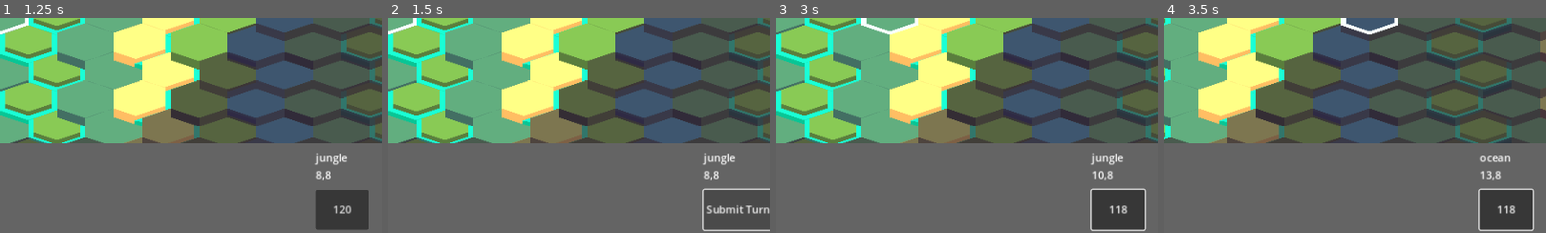
Above: before the commit, frames 1-4 (left to right).
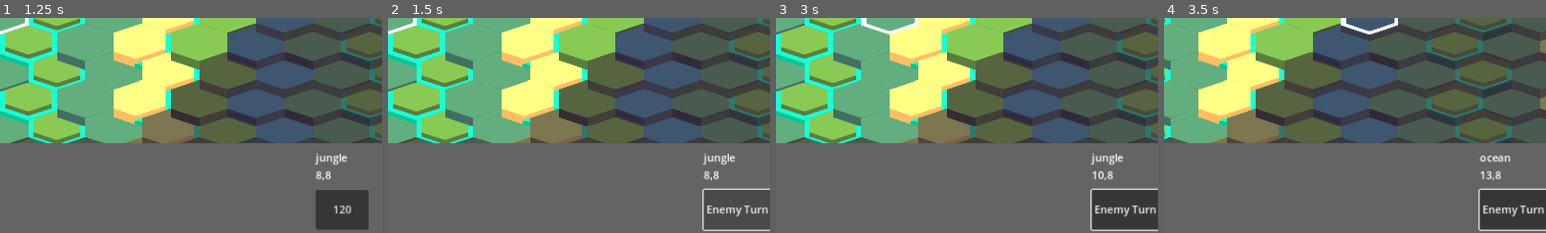
Above: after the commit, the same moments.

Repository: ahhnevermore/mixorcerers
Game: Godot game, scene res://scenes/client.tscn
Same seed, same stepped clock (60 frames per second), same inputs: the game is played once before the commit and once after it. The engine's default icon, where the game draws it, is replaced by a stand-in: a white triangle on a blue panel in a dark square.
Inputs (mouse positions are % of the whole screen's width and height, from its top left):
- Up to frame 1 (1.25 s): click "Launch Game(debug)" at 0.5 s
- Up to frame 2 (1.5 s): click "120" at 1.25 s
- Up to frame 3 (3 s): click "Submit Turn" (after the commit: "Enemy Turn") at 2 s; tap Enter at 2.75 s; move the mouse to (72, 45) at 2.77 s; hold D (cursor_right) from 2.78 s (still down); tap M (move) at 2.85 s
- Up to frame 4 (3.5 s): keep holding D (cursor_right); tap Space (select_confirm) at 3.05 s
The pictures show only the part of the screen within x 50-100%, y 50-100%; the shares and areas given below are measured in that part.

Frame 1 is identical in both runs. In frame 2, 0.3% of the frame differs, in the area x 83-100%, y 87-93%; in frame 3, 1.0%, in the area x 83-100%, y 79-100%; in frame 4, 1.0%.

Commit message:
sending turns over the wire step 1: generating proper normalized actions : mix display

Diff:
--- a/scripts/Game/Classes/mode.gd
+++ b/scripts/Game/Classes/mode.gd
@@ -2,10 +2,10 @@
 extends Node
 
 var alias:String
-var game :Game
-var map :Map
-var cursor :Cursor
-var hud: HUD
+var game
+var map
+var cursor
+var hud
 var update = true
 var props:Array
 
--- a/scripts/Game/HUD.gd
+++ b/scripts/Game/HUD.gd
@@ -105,7 +105,6 @@
 func _on_game_turn(_turn_number,arg_ismyturn) -> void:
 
 	is_myturn = arg_ismyturn
-	print(is_myturn)
 	if is_myturn:
 		turn_timer(120)
 	endturn_display()
--- a/scripts/Game/States/cast_mode.gd
+++ b/scripts/Game/States/cast_mode.gd
@@ -71,79 +71,82 @@
 
 
 func cast(caster:Unit,spell:Spell,cursor_pos:Vector2i,depth:int,history:Array)->void:
-	var target:MapGrid = map.gen_cast_grid(spell,cursor_pos)
-	var tiles= target.dict.keys().map(func(x):return map.get_tile(x))
-	var collisions = find_collisions(target.dict.keys())
-
-
-	for collision in collisions:
-		var terrain_stats = map.terrains[map.get_terrain(collision[1])]
-		var unit = collision[0]
-		var damage = calc_damage(spell,terrain_stats)
-
-		var on_terrain_grimoires=[]
+	var cast_range_check = MapGrid.new(map.field_of_prop(map.local_to_map(caster.position),
+		"cast_range_cost",spell.cast_range,[],0,false))
+	if cursor_pos in cast_range_check.dict:
+		var target:MapGrid = map.gen_cast_grid(spell,cursor_pos)
+		var tiles= target.dict.keys().map(func(x):return map.get_tile(x))
+		var collisions = find_collisions(target.dict.keys())
+
+
+		for collision in collisions:
+			var terrain_stats = map.terrains[map.get_terrain(collision[1])]
+			var unit = collision[0]
+			var damage = calc_damage(spell,terrain_stats)
+
+			var on_terrain_grimoires=[]
+			if spell.terrain_mod:
+				on_terrain_grimoires = unit.terrain_trigger(get_modded_terrain(terrain_stats,spell.terrain_mod),terrain_stats['alias'])
+
+			for grimoire in on_terrain_grimoires:
+				if unit.xy == collision[1].xy:
+					var index = unit.inventory.find(grimoire)
+					unit.inventory[index]=null
+					#starts infinite loop if casted on the same location with dmg grimoire on same location if its not first removed
+					cast(unit,grimoire.spell,
+					cursor.calc_relative_cursor(unit.xy,grimoire.precast_position) if grimoire.precast_position else unit.xy,depth+1,history)
+
+				elif unit.xy in target.dict.keys():
+					collisions.append(unit,map.get_tile(unit.xy))
+
+			var on_dmg_grimoires = unit.damage_trigger(damage)
+
+			for grimoire in on_dmg_grimoires:
+				if unit.xy == collision[1].xy:
+					var index = unit.inventory.find(grimoire)
+					unit.inventory[index]=null
+					#starts infinite loop if casted on the same location with dmg grimoire on same location if its not first removed
+					cast(unit,grimoire.spell,
+					cursor.calc_relative_cursor(unit.xy,grimoire.precast_position) if grimoire.precast_position else unit.xy,depth+1,history)
+
+				elif unit.xy in target.dict.keys():
+					collisions.append(unit,map.get_tile(unit.xy))
+
+			#after on_dmg_grimoires are resolved
+			if unit.xy == collision[1].xy:
+				unit.modified_stats['health'] -= damage
+				if unit.alias == 'Player':
+					hud.stats_display([['health',unit.modified_stats['health']]])
+
+		#modify terrain
 		if spell.terrain_mod:
-			on_terrain_grimoires = unit.terrain_trigger(get_modded_terrain(terrain_stats,spell.terrain_mod),terrain_stats['alias'])
-
-		for grimoire in on_terrain_grimoires:
-			if unit.xy == collision[1].xy:
-				var index = unit.inventory.find(grimoire)
-				unit.inventory[index]=null
-				#starts infinite loop if casted on the same location with dmg grimoire on same location if its not first removed
-				cast(unit,grimoire.spell,
-				cursor.calc_relative_cursor(unit.xy,grimoire.precast_position) if grimoire.precast_position else unit.xy,depth+1,history)
-
-			elif unit.xy in target.dict.keys():
-				collisions.append(unit,map.get_tile(unit.xy))
-
-		var on_dmg_grimoires = unit.damage_trigger(damage)
-
-		for grimoire in on_dmg_grimoires:
-			if unit.xy == collision[1].xy:
-				var index = unit.inventory.find(grimoire)
-				unit.inventory[index]=null
-				#starts infinite loop if casted on the same location with dmg grimoire on same location if its not first removed
-				cast(unit,grimoire.spell,
-				cursor.calc_relative_cursor(unit.xy,grimoire.precast_position) if grimoire.precast_position else unit.xy,depth+1,history)
-
-			elif unit.xy in target.dict.keys():
-				collisions.append(unit,map.get_tile(unit.xy))
-
-		#after on_dmg_grimoires are resolved
-		if unit.xy == collision[1].xy:
-			unit.modified_stats['health'] -= damage
-			if unit.alias == 'Player':
-				hud.stats_display([['health',unit.modified_stats['health']]])
-
-	#modify terrain
-	if spell.terrain_mod:
-		for tile in tiles:
-			tile.update_terrain(get_modded_terrain(map.terrains[map.get_terrain(tile)],spell.terrain_mod),map.turn)
-			map.update_vision(player.visible_tiles)
-			player.display_vision([])
-
-	#other modifiers
-	for mod in spell.modifiers:
-		match mod[0]:
-			"move":
-				if caster in player.allies:
-					map.display_grid(map.gen_vision_grid(caster),'fog')
-
-				caster.xy = cursor_pos
-				caster.position = map.map_to_local(cursor_pos)
-
-				player.gen_visible_tiles()
+			for tile in tiles:
+				tile.update_terrain(get_modded_terrain(map.terrains[map.get_terrain(tile)],spell.terrain_mod),map.turn)
 				map.update_vision(player.visible_tiles)
 				player.display_vision([])
 
-
-			_:
-				print(mod)
-	history.append([caster.alias,spell.alias,cursor_pos])
-	if depth == 0:
-		log_action(history)
-	map.clear_grid(cast_grid,'cast')
-	map.clear_grid(cast_range_grid,'cast_range')
+		#other modifiers
+		for mod in spell.modifiers:
+			match mod[0]:
+				"move":
+					if caster in player.allies:
+						map.display_grid(map.gen_vision_grid(caster),'fog')
+
+					caster.xy = cursor_pos
+					caster.position = map.map_to_local(cursor_pos)
+
+					player.gen_visible_tiles()
+					map.update_vision(player.visible_tiles)
+					player.display_vision([])
+
+
+				_:
+					print(mod)
+		history.append([caster.alias,spell.alias,cursor_pos])
+		if depth == 0:
+			log_action(history)
+		map.clear_grid(cast_grid,'cast')
+		map.clear_grid(cast_range_grid,'cast_range')
 
 
 
--- a/scripts/Game/States/mix_display.gd
+++ b/scripts/Game/States/mix_display.gd
@@ -1,5 +1,6 @@
 extends Display
 
+#PROPS[0] = PLAYER
 var internal_orbs
 var additional_costs={'fire':0,'water':0,'earth':0,'air':0}
 
@@ -15,9 +16,13 @@
 var grimoire_cost_added=false
 var repeat_cost_added =false
 #percentage for On_DMG
+
+
+#aliased variable
+var mixer
 func _ready():
 	pass # Replace with function body.
-
+	mixer = props[0]
 
 # Called every frame. 'delta' is the elapsed time since the previous frame.
 func _process(_delta):
@@ -77,30 +82,36 @@
 func add_item(inventory:Array,item,orbs):
 	if item is Spell:
 		if inventory[0]:
+			var unviable:=false
 			if inventory[1]:
 				var outgoing_spell:Spell = inventory[1]
 				if outgoing_spell.alias == item.alias and orbs_operation(outgoing_spell.real_cost,"lt",item.real_cost):
 					orbs_operation(orbs,"add",item.real_cost,)
 					item = outgoing_spell
+					unviable = true
 				else:
 					orbs_operation(orbs,"add",outgoing_spell.real_cost,)
+					game.commit_action(mixer,"remove",outgoing_spell)
+
 			inventory[1] = inventory[0]
 			inventory[0] = item
+			if not unviable:
+				game.commit_action(mixer,"create",item)
 		else:
 			inventory[0]= item
+			game.commit_action(mixer,"create",item)
 	else:
 		var replace_index = false
-		var replaced = false
-		var index
-		for i in range(6):
-			index = i + 2
-			if not inventory[index]:
-				inventory[index] = item
-				replaced = true
+		var placed = false
+		for i in range(2,8):
+			if not inventory[i]:
+				inventory[i] = item
+				placed = true
+				game.commit_action(mixer,"create",item)
 				break
-			elif inventory[index] is Grimoire and not replace_index:
-				replace_index = index
-		if not replaced:
+			elif inventory[i] is Grimoire and not replace_index:
+				replace_index = i
+		if not placed:
 			if replace_index:
 				var outgoing_item = inventory[replace_index]
 				if outgoing_item.alias == item.alias and orbs_operation(outgoing_item.spell.real_cost,"lt",item.spell.real_cost):
@@ -108,9 +119,14 @@
 					item = outgoing_item
 				else:
 					orbs_operation(orbs,"add",outgoing_item.spell.real_cost,)
+					game.commit_action(mixer,"remove",outgoing_item)
+					game.commit_action(mixer,"create",item)
+
 				inventory[replace_index] = item
 			else:
+				game.commit_action(mixer,"remove",inventory[2])
 				inventory[2] = item
+				game.commit_action(mixer,"create",item)
 
 func setup(arg_game:Game,arg_map:Map,arg_cursor:Cursor,arg_hud:HUD,arg_props:Array)->void:
 	super(arg_game,arg_map,arg_cursor,arg_hud,arg_props)
@@ -150,16 +166,7 @@
 	if partial_recipe in game.recipes:
 		spell_config = game.spells[game.recipes[partial_recipe]]
 		$CanvasLayer/Spell.text = spell_config['alias']
-		var spell_count =0
-		for action in game.turn_history:
-			if action[0]==props[0].alias and action[1] == spell_config['alias']:
-				spell_count+=1
-		for item in props[0].inventory:
-			if item and (
-				item.alias == spell_config['alias'] or
-				item.alias.substr(0,len(item.alias)-1) ==spell_config['alias']):
-				spell_count+=1
-
+		var spell_count = game.get_spell_repetitions(spell_config,props[0])
 		if not grimoire_cost_added and grimoire_value:
 			grimoire_cost_added=true
 			for elem in spell_config['grimoire_cost']:
--- a/scripts/Game/game.gd
+++ b/scripts/Game/game.gd
@@ -52,8 +52,52 @@
 	if not mode and Input.is_action_just_pressed("select_confirm"):
 		add_child(SelectMode.new(self,$Map,$Cursor,$HUD,[]))
 
+#what is an action.there can only be 3 - movement. creation. destruction. everything else can be resolved
+#move		create		precast		cast	remove
+#precast actions of an object delete the previous precast action to that object
+#top level action field
+# id	Caster	action-desc		object		top-level
+#CAUTION cycling spell could lead to overballooning turn history
+func commit_action(caster,desc,obj,top_level:=true):
+	if desc == "precast":
+		var line_to_del = turn_history.filter(func (x): return (x[2] == 'precast' and x[3] == obj)  )
+		var rm_idx = line_to_del[0][0]
+		turn_history.remove_at(rm_idx)
+		for i in range(rm_idx,turn_history.size()):
+			turn_history[i][0] = i
+
+	turn_history.append([turn_history.size(),caster.alias,desc,obj,top_level])
+
+func get_spell_repetitions(spell_config,mixer):
+	var count:=0
+	var deleted_list:=[]
+	#CLASSIC DUPLICATION ISSUE GODDAMN
+	var xs = turn_history.duplicate()
+	xs.reverse()
+	for action in xs:
+		if action[1]==mixer.alias:
+			if action[2] == "remove":
+				deleted_list.append(action[3])
+			else:
+				if action[3] not in deleted_list and action[2] in ["create","cast"]:
+					if (
+						(action[3] is Spell and spell_config['alias'] == action[3].alias)
+					or (action[3] is Grimoire and spell_config['alias'] == action[3].spell.alias)
+					):
+						count+=1
+	return count
 
 
+
+
+
+
+func serialize_turn():
+	return {
+		"turn": $Map.turn,
+#		"actions": turn_history,
+		"debug": turn_history.map(func (x): return [x[0],x[1],x[2],x[3].alias,x[3]])
+	}
 
 
 #TODO
@@ -68,6 +112,8 @@
 #create a game moves data structure, then make the enemy perform its moves
 #write turns to file
 #turn transition
+#Spell woodland wonderland(very expensive) - every spell you cast will fill your empty slots with iron branches(stats+ can be planted
+# to create jungle terrain). maybe some active to go with it
 
 #COMPLETED
 
--- a/scripts/client.gd
+++ b/scripts/client.gd
@@ -70,6 +70,8 @@
 		hgame = game_scene.instantiate()
 		hgame.turn.connect(hgame.get_node("Map")._on_game_turn)
 		hgame.turn.connect(hgame.get_node("HUD")._on_game_turn)
+
+		hgame.get_node("HUD").end_turn.connect(jmp_on_end_turn)
 		hgame.setup("p1" if players.size()==0 or multiplayer.get_unique_id() == players[0]['id'] else "p2")
 		add_child(hgame)
 
@@ -178,8 +180,21 @@
 			discover_local_servers()
 			is_local = true
 
-
-
+@rpc("call_local","authority",'reliable')
+func _start_local_game():
+	if players.size()>=2:
+		unload_scene(hlocal_multiplayer,true)
+		load_game()
+
+func lm_windup()->void:
+	udp_server_socket = null
+	udp_client_socket = null
+	multiplayer.multiplayer_peer = null
+	players.clear()
+	is_local= false
+
+#General multiplayer
+#------------
 func _start_client(arg):
 	if not multiplayer.multiplayer_peer:
 		var peer = ENetMultiplayerPeer.new()
@@ -189,30 +204,22 @@
 		multiplayer.multiplayer_peer = peer
 		print("local client created")
 
-@rpc("call_local","authority",'reliable')
-func _start_local_game():
-	if players.size()>=2:
-		unload_scene(hlocal_multiplayer,true)
-		load_game()
+
 #This approach will have to work
 #Client connected and register player work in an odd way. First every peer gets a signal of the new peer id.
 #each peer then sends its own info and calls register player on the new peer n times.
 #every client registers itself with itself on connecting first
 
-
-#func _on_client_connected(id:int)->void:
-	#_register_player.rpc_id(id, {'name':'Client'})
-#
 @rpc("any_peer", "reliable")
 func rem_register_player(new_player_info):
 	players.append(new_player_info)
 	for player in players:
-		sync_data.rpc(players,"players")
+		rem_sync_data.rpc(players,"players")
 	if is_local:
 		hlocal_multiplayer.display_players(players)
 
 @rpc("any_peer","reliable","call_remote")
-func sync_data(data,meta):
+func rem_sync_data(data,meta):
 	match meta:
 		"players":
 			players = data
@@ -253,10 +260,7 @@
 	else:
 		return {'player_name':'Client','id':multiplayer.get_unique_id()}
 
-
-func lm_windup()->void:
-	udp_server_socket = null
-	udp_client_socket = null
-	multiplayer.multiplayer_peer = null
-	players.clear()
-	is_local= false
+func jmp_on_end_turn():
+	rem_sync_data.rpc(hgame.serialize_turn(),"turn")
+	hgame.turn.emit(hgame.get_node("Map").turn +1, not hgame.is_myturn)
+	print(hgame.serialize_turn())
